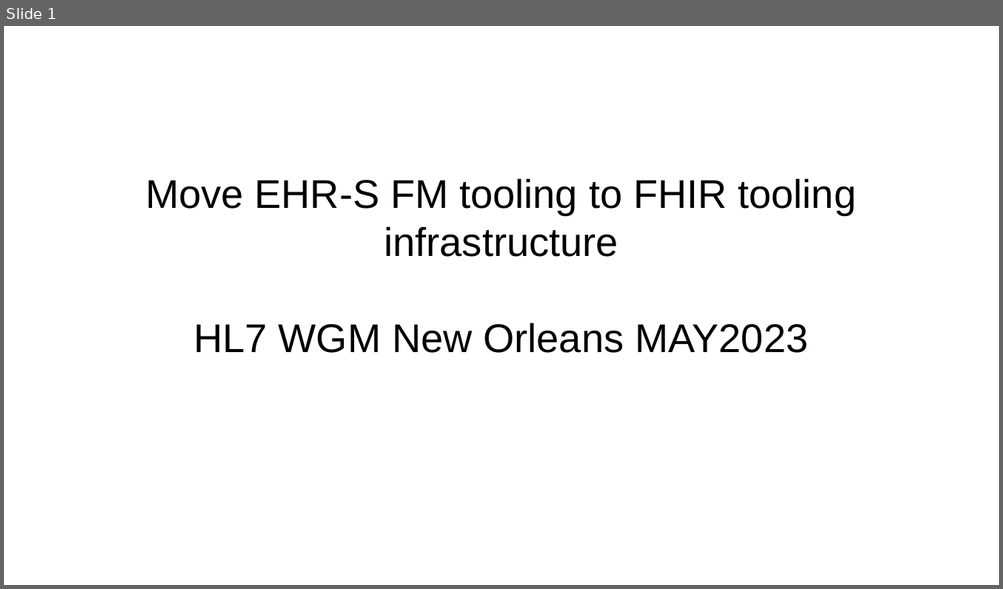
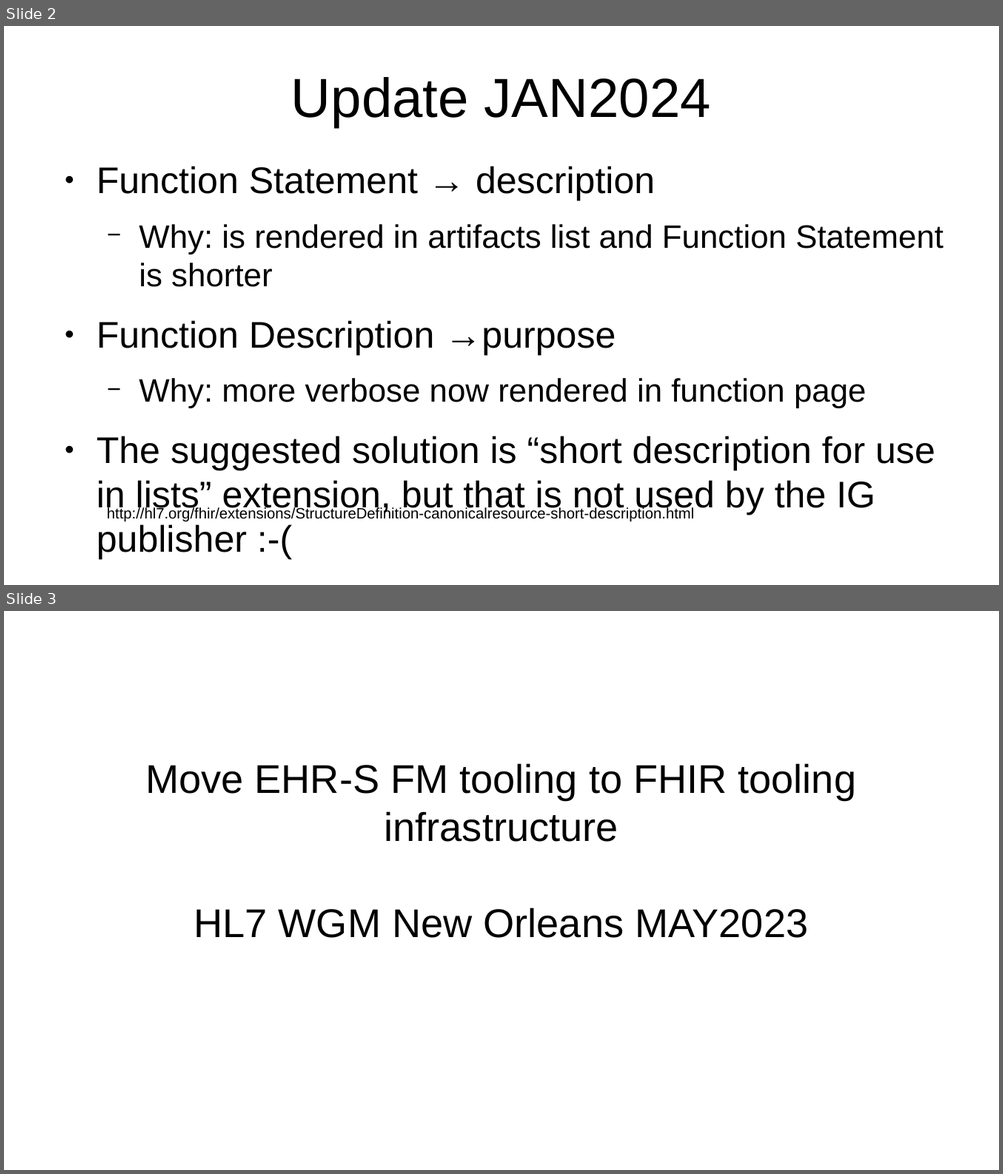
Before and after one commit to mvdzel/ehrsfm-fhir-r5, a slide deck: docs/ehrsfm-tool-fhir_MAY2023.odp. Shown one above the other, each under a label of ours: slide 1 before the commit, slides 2 and 3 after it. The pictures are 1003x589 and 1003x1174 pixels, drawn with LibreOffice and Linux fonts; fonts in the diff are those of the drawing. Boxes give left, top, right and bottom in pixels: in the first picture for what was removed or moved away, otherwise in the second. Text is boxed around its words. In the diff, an @@ line names an element or a change of style, - is before the commit and + after.

```diff
--- a/docs/ehrsfm-tool-fhir_MAY2023.odp
+++ b/docs/ehrsfm-tool-fhir_MAY2023.odp
@@ slide 2 added at box(4, 26, 999, 585), background #FFFFFF @@
@@ title added at box(291, 77, 711, 127), 44 pt, text #000000 @@
+Update JAN2024
@@ text added at box(96, 166, 943, 560), 29.6 pt, text #000000 @@
+● Function Statement → description
+  − Why: is rendered in artifacts list and Function Statement is shorter
+● Function Description →purpose
+  − Why: more verbose now rendered in function page
+● The suggested solution is “short description for use in lists” extension, but that is not used by the IG publisher :-(
@@ text added at box(107, 507, 694, 523), 12 pt, text #000000 @@
+http://hl7.org/fhir/extensions/StructureDefinition-canonicalresource-short-description.html
@@ what was slide 1 is now slide 3 @@
```
Also in this commit, not shown: 1 slide changed, 1 other slide added, 2 other files.
